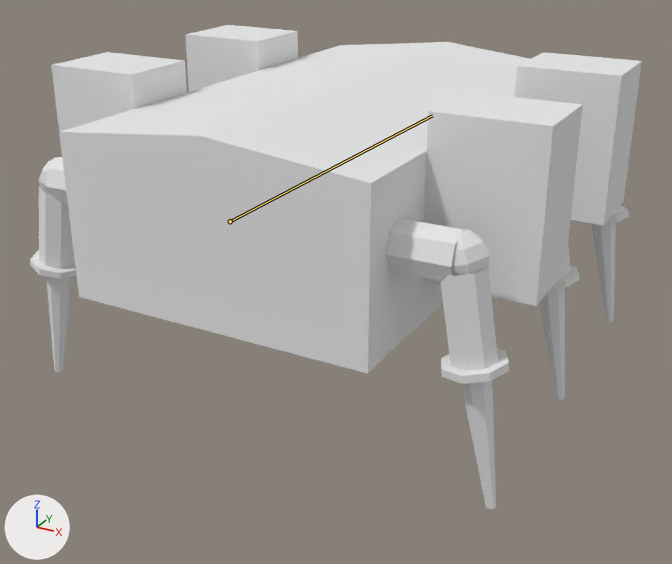
What one commit did to the Blender file Assets/Models/Transformer/transformer.blend.
The view is the same before and after, from a 50 mm lens placed at (7.76, -14.72, 8.66), pointed at (0.03, -0.66, 1.63). Every picture has the same lights, and +X, +Y and +Z are marked at lower left. The bones that change are drawn over the model as lines.

The first picture shows 'Body'.
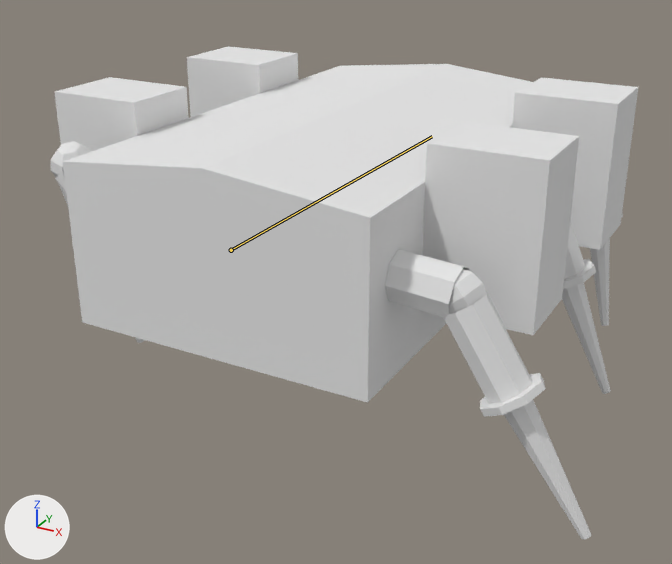
The newer file adds an action. The first version stands in its rest pose; the second is drawn at frame -11 of the action 'strafeRight'.

The change in detail:
Bone 'Backbone' (bone_backbone) moves from (0.0, 0.0, 0.0) to (0.0, 0.0, -0.46).
Bone 'Leg_IK.l' (bone_leg_ik_l) moves from (0.0, 0.0, 0.0) to (0.54, -0.04, 0.0).
Bone 'Leg_IK.l.001' (bone_leg_ik_l_001) moves from (0.0, 0.0, 0.0) to (-1.21, -1.16, 0.0).
Bone 'Leg_IK.l.002' (bone_leg_ik_l_002) moves from (0.0, 0.0, 0.0) to (-1.03, -1.16, -0.45).
Bone 'Leg_IK.r' (bone_leg_ik_r) moves from (0.0, 0.0, 0.0) to (0.05, -0.02, -0.33).
Bone 'Leg_IK.r.001' (bone_leg_ik_r_001) moves from (0.0, 0.0, 0.0) to (0.17, 0.71, 0.33).
Bone 'Leg_IK.r.002' (bone_leg_ik_r_002) moves from (0.0, 0.0, 0.0) to (0.0, 1.4, 0.0).

Pixel boxes [x1, y1, x2, y2] of what changed, in the pictures (672 x 564 px):
'Body', posed
    before: [30, 25, 642, 509]
    after: [50, 46, 638, 540]
bone 'Backbone', root to tip
    before: (230, 221) to (432, 115)
    after: (231, 250) to (432, 136)
